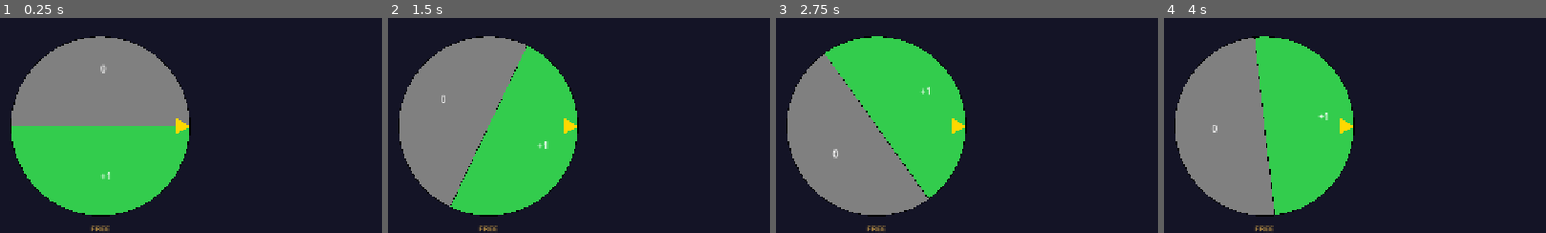
Above: before the commit, frames 1-4 (left to right).
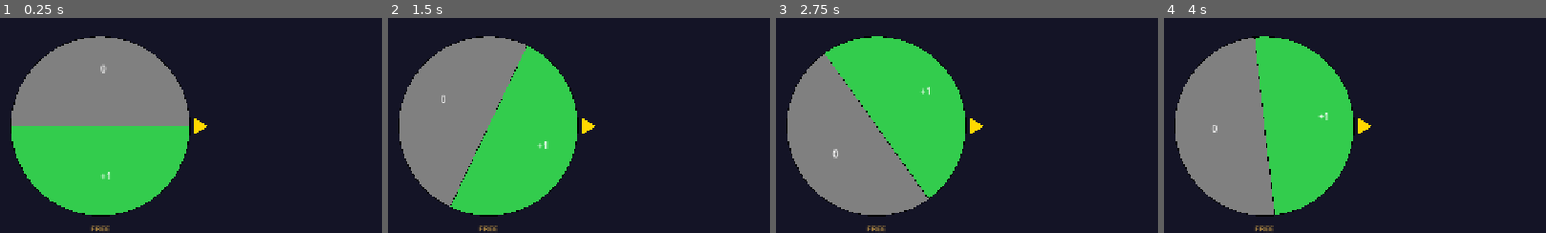
Above: after the commit, the same moments.

Repository: chelij/wheelylucky
Game: Godot game, scene res://scenes/main.tscn
The game is run twice, just before and just after one commit, with the same random seed, the same clock (stepped at 60 frames per second) and the same inputs.
Inputs:
- Up to frame 1 (0.25 s): no input
- Up to frame 2 (1.5 s): click "1" at 0.5 s; click "SPIN" at 1.25 s
- Up to frame 3 (2.75 s): click "1" at 2 s
- Up to frame 4 (4 s): click "1" at 2.75 s
The pictures show only the part of the screen within x 28-78%, y 26-76%; the shares and areas given below are measured in that part.

The runs differ from the first frame. In frame 1, 0.3% of the frame differs, in the area x 46-55%, y 46-54%; in frame 2, 0.3%; in frame 3, 0.3%; in frame 4, 0.3%.
Error in both runs: Invalid access to property or key 'theme_override_colors' on a base object of type 'Label'. (res://scripts/main.gd:83)

Commit message:
Fix: arrow position outside wheel on right side
Moved arrow from (350,280) to (380,280) so the body is clearly
outside the wheel edge (radius 150, right edge at x=350).

Diff:
--- a/scenes/main.tscn
+++ b/scenes/main.tscn
@@ -71,7 +71,7 @@
 update_mode = 2
 
 [node name="PointerArrow" type="Polygon2D" parent="Wheel"]
-position = Vector2(350, 280)
+position = Vector2(380, 280)
 polygon = PackedVector2Array(0, 0, -24, -14, -24, 14)
 color = Color(1, 0.85, 0, 1)
 
